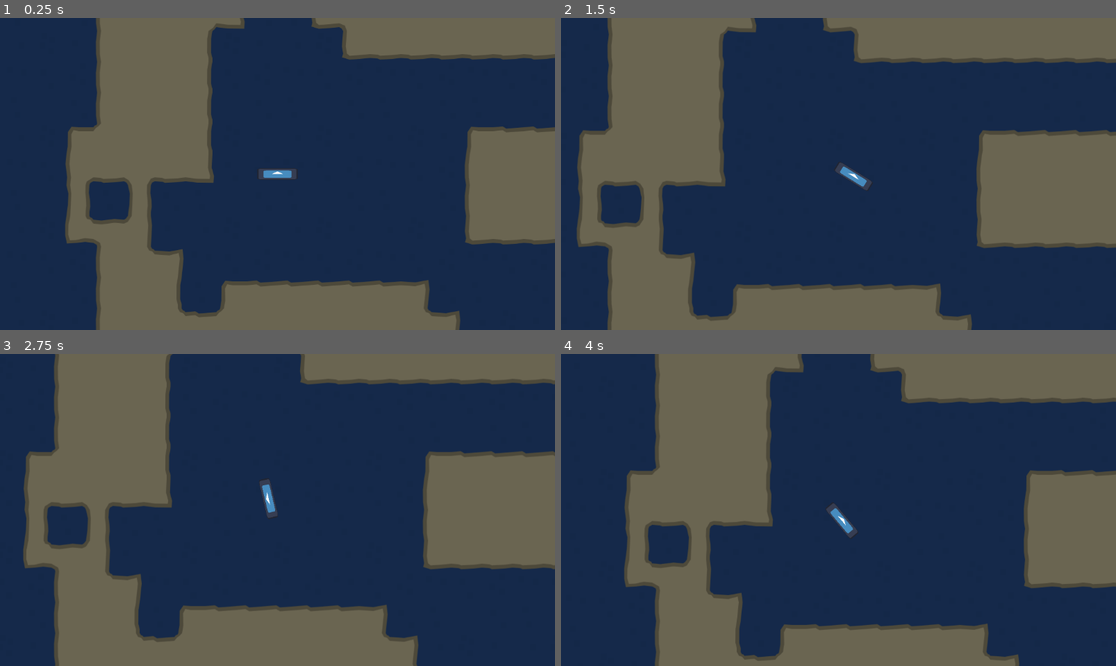
Above: before the commit, frames 1-4 (two rows, left to right).
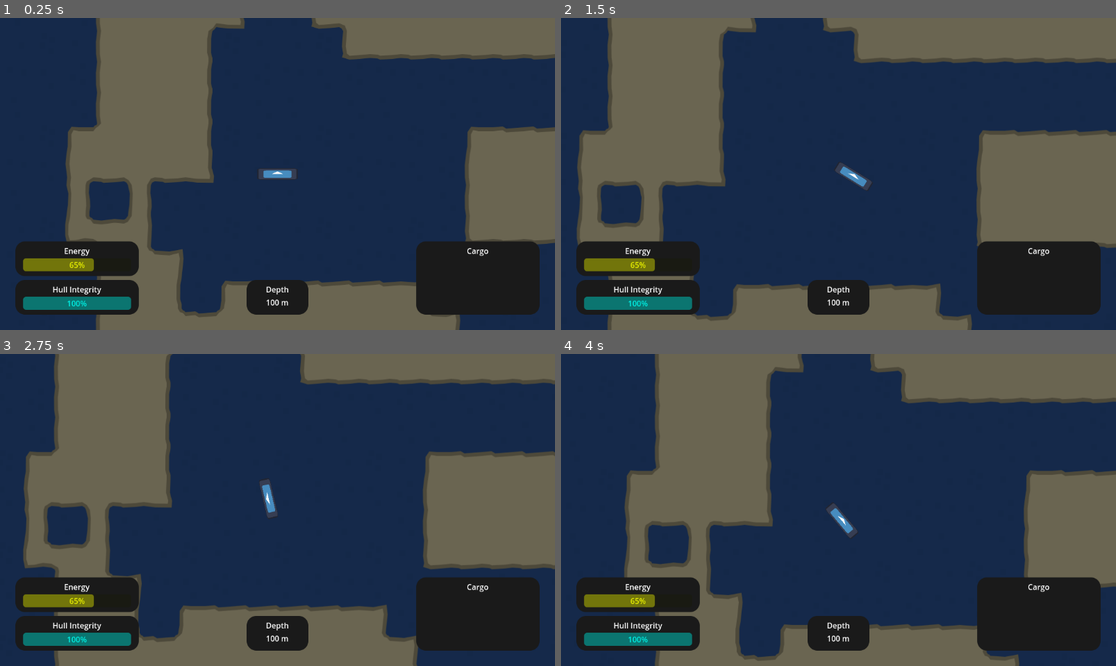
Above: after the commit, the same moments.

Repository: Remblej/SubmarineGame
Game: Godot game, scene res://map/test.tscn
Same seed, same stepped clock (60 frames per second), same inputs: the game is played once before the commit and once after it. Before the commit the project starts from res://test.tscn. The engine's default icon, where the game draws it, is replaced by a stand-in: a white triangle on a blue panel in a dark square.
Inputs (mouse positions are in pixels of both pictures, inside the frame that each line leads up to):
- Up to frame 1 (0.25 s): no input
- Up to frame 2 (1.5 s): tap Enter at 0.5 s; move the mouse to (960, 158) at 0.52 s; press the mouse at (960, 158) at 0.53 s; move the mouse to (727, 189) at 1.27 s; release the mouse at (727, 189) at 1.28 s; click (727, 189) at 1.35 s
- Up to frame 3 (2.75 s): move the mouse to (333, 441) at 2.02 s; press the mouse at (333, 441) at 2.03 s
- Up to frame 4 (4 s): move the mouse to (810, 572) at 2.77 s; release the mouse at (810, 572) at 2.78 s; click (810, 572) at 2.85 s; move the mouse to (1005, 556) at 3.52 s; press the mouse at (1005, 556) at 3.53 s

The runs differ from the first frame. In frame 1, 11% of the frame differs, in the area x 2-98%, y 71-96%; in frame 2, 11%; in frame 3, 11%; in frame 4, 11%.

Commit message:
HUD mvp, clean up files

Diff:
--- /dev/null
+++ b/assets/ui_panel.svg
@@ -0,0 +1,62 @@
+<?xml version="1.0" encoding="UTF-8" standalone="no"?>
+<!-- Created with Inkscape (http://www.inkscape.org/) -->
+
+<svg
+   width="192"
+   height="192"
+   viewBox="0 0 50.799999 50.8"
+   version="1.1"
+   id="svg1"
+   xml:space="preserve"
+   inkscape:version="1.4 (86a8ad7, 2024-10-11)"
+   sodipodi:docname="ui_panel.svg"
+   inkscape:export-filename="ui_panel.png"
+   inkscape:export-xdpi="96"
+   inkscape:export-ydpi="96"
+   xmlns:inkscape="http://www.inkscape.org/namespaces/inkscape"
+   xmlns:sodipodi="http://sodipodi.sourceforge.net/DTD/sodipodi-0.dtd"
+   xmlns="http://www.w3.org/2000/svg"
+   xmlns:svg="http://www.w3.org/2000/svg"><sodipodi:namedview
+     id="namedview1"
+     pagecolor="#505050"
+     bordercolor="#eeeeee"
+     borderopacity="1"
+     inkscape:showpageshadow="0"
+     inkscape:pageopacity="0"
+     inkscape:pagecheckerboard="0"
+     inkscape:deskcolor="#505050"
+     inkscape:document-units="px"
+     showgrid="true"
+     inkscape:zoom="4.144248"
+     inkscape:cx="161.79051"
+     inkscape:cy="54.895363"
+     inkscape:window-width="3440"
+     inkscape:window-height="1369"
+     inkscape:window-x="-8"
+     inkscape:window-y="-8"
+     inkscape:window-maximized="1"
+     inkscape:current-layer="layer1"><inkscape:grid
+       id="grid1"
+       units="px"
+       originx="0"
+       originy="0"
+       spacingx="2.1166666"
+       spacingy="2.1166665"
+       empcolor="#0099e5"
+       empopacity="0.30196078"
+       color="#0099e5"
+       opacity="0.14901961"
+       empspacing="8"
+       enabled="true"
+       visible="true" /></sodipodi:namedview><defs
+     id="defs1" /><g
+     inkscape:label="Warstwa 1"
+     inkscape:groupmode="layer"
+     id="layer1"><rect
+       style="fill:#1a1a1a;fill-opacity:1;stroke-width:0.287068"
+       id="rect1"
+       width="50.799999"
+       height="50.799995"
+       x="5.3290705e-15"
+       y="-3.5527137e-15"
+       ry="5.2916665" /></g></svg>
--- a/map.gd
+++ b/map/map.gd
@@ -13,7 +13,7 @@
 var _tile_damage: Dictionary = {} # [Vector2i, int] # TODO clean to avoid memory leak
 
 func _ready() -> void:
-	Events.drill_hit.connect(_on_drill_hit)
+	Globals.drill_hit.connect(_on_drill_hit)
 	for r in all_resources:
 		_resource_by_id[r.id] = r
 		print(r.id)
@@ -26,7 +26,7 @@
 		var r = _resource_at(coords)
 		if r:
 			resources_tml.erase_cell(coords)
-			Events.resource_drilled.emit(r)
+			Globals.resource_drilled.emit(r)
 
 func _get_hit_points(coords: Vector2i) -> int:
 	var r = _resource_at(coords)
--- a/test.tscn
+++ b/map/test.tscn
@@ -1,18 +1,18 @@
 [gd_scene load_steps=15 format=4 uid="uid://cwyt7c1vixqkw"]
 
-[ext_resource type="Texture2D" uid="uid://d1a1ri51xf670" path="res://tileset_terrain.png" id="2_cca80"]
-[ext_resource type="Script" path="res://resources/resource.gd" id="2_qq4ni"]
-[ext_resource type="PackedScene" uid="uid://ckgaf5gu5p2qj" path="res://Player.tscn" id="2_s377a"]
-[ext_resource type="Script" path="res://map.gd" id="2_yqn4j"]
-[ext_resource type="Resource" uid="uid://cd741u70xkas5" path="res://resources/gold.tres" id="3_5na0d"]
-[ext_resource type="Texture2D" uid="uid://bch77emqbtsxq" path="res://tileset_bg.png" id="3_c6pjw"]
-[ext_resource type="Texture2D" uid="uid://dnpvmvslfbpo8" path="res://tileset_resources.png" id="3_pax5w"]
-[ext_resource type="Resource" uid="uid://cy6i0wjeiencn" path="res://resources/diamont.tres" id="4_yoq5b"]
-[ext_resource type="Resource" uid="uid://devk6vr711mgi" path="res://resources/copper.tres" id="5_25bhn"]
-[ext_resource type="Resource" uid="uid://cdfgfujvqyq1f" path="res://resources/iron.tres" id="6_bb0pw"]
+[ext_resource type="Script" path="res://map/map.gd" id="1_f2k5u"]
+[ext_resource type="Script" path="res://resources/resource.gd" id="2_nccpi"]
+[ext_resource type="Resource" uid="uid://cd741u70xkas5" path="res://resources/gold.tres" id="3_cns7h"]
+[ext_resource type="Resource" uid="uid://cy6i0wjeiencn" path="res://resources/diamont.tres" id="4_3u8rv"]
+[ext_resource type="Resource" uid="uid://devk6vr711mgi" path="res://resources/copper.tres" id="5_8npig"]
+[ext_resource type="Resource" uid="uid://cdfgfujvqyq1f" path="res://resources/iron.tres" id="6_wovwn"]
+[ext_resource type="Texture2D" uid="uid://d1a1ri51xf670" path="res://assets/tileset_terrain.png" id="7_mjhws"]
+[ext_resource type="Texture2D" uid="uid://bch77emqbtsxq" path="res://assets/tileset_bg.png" id="8_rqics"]
+[ext_resource type="Texture2D" uid="uid://dnpvmvslfbpo8" path="res://assets/tileset_resources.png" id="9_tglud"]
+[ext_resource type="PackedScene" uid="uid://ckgaf5gu5p2qj" path="res://player/Player.tscn" id="10_b1pgp"]
 
 [sub_resource type="TileSetAtlasSource" id="TileSetAtlasSource_hyym2"]
-texture = ExtResource("2_cca80")
+texture = ExtResource("7_mjhws")
 texture_region_size = Vector2i(64, 64)
 0:0/0 = 0
 0:0/0/terrain_set = 0
@@ -394,7 +394,7 @@
 11:3/0/terrains_peering_bit/top_side = 0
 
 [sub_resource type="TileSetAtlasSource" id="TileSetAtlasSource_wga72"]
-texture = ExtResource("3_c6pjw")
+texture = ExtResource("8_rqics")
 texture_region_size = Vector2i(64, 64)
 0:0/0 = 0
 1:0/0 = 0
@@ -407,7 +407,7 @@
 2:2/0 = 0
 
 [sub_resource type="TileSetAtlasSource" id="TileSetAtlasSource_tfcjr"]
-texture = ExtResource("3_pax5w")
+texture = ExtResource("9_tglud")
 texture_region_size = Vector2i(64, 64)
 0:0/0 = 0
 0:0/0/custom_data_0 = 1
@@ -433,8 +433,8 @@
 [node name="Node2D" type="Node2D"]
 
 [node name="Map" type="Node2D" parent="."]
-script = ExtResource("2_yqn4j")
-all_resources = Array[ExtResource("2_qq4ni")]([ExtResource("3_5na0d"), ExtResource("4_yoq5b"), ExtResource("5_25bhn"), ExtResource("6_bb0pw")])
+script = ExtResource("1_f2k5u")
+all_resources = Array[ExtResource("2_nccpi")]([ExtResource("3_cns7h"), ExtResource("4_3u8rv"), ExtResource("5_8npig"), ExtResource("6_wovwn")])
 
 [node name="BackgroundTML" type="TileMapLayer" parent="Map"]
 modulate = Color(0.0812, 0.16124, 0.29, 1)
@@ -457,5 +457,5 @@
 tile_map_data = PackedByteArray("AAD6/w8AAgAAAAAAAAD5/w4AAgAAAAAAAAD6/wwAAgAAAAAAAAD7/wsAAgAAAAAAAAD8/wsAAgAAAAAAAAD7/w …(240 unchanged characters)…
 tile_set = SubResource("TileSet_v1x37")
 
-[node name="Player" parent="." instance=ExtResource("2_s377a")]
+[node name="Player" parent="." instance=ExtResource("10_b1pgp")]
 position = Vector2(-608, 0)
--- a/Player.tscn
+++ b/player/Player.tscn
@@ -1,10 +1,11 @@
-[gd_scene load_steps=8 format=3 uid="uid://ckgaf5gu5p2qj"]
+[gd_scene load_steps=9 format=3 uid="uid://ckgaf5gu5p2qj"]
 
-[ext_resource type="Script" path="res://player.gd" id="1_46rre"]
+[ext_resource type="Script" path="res://player/player.gd" id="1_46rre"]
 [ext_resource type="Texture2D" uid="uid://cq2gcq38t5q31" path="res://icon.svg" id="2_5xngl"]
-[ext_resource type="Script" path="res://movement.gd" id="3_r68kt"]
-[ext_resource type="Script" path="res://drill.gd" id="4_ydsbw"]
-[ext_resource type="PackedScene" uid="uid://u42t8gbfh6wa" path="res://resource_storage.tscn" id="5_ebs6i"]
+[ext_resource type="Script" path="res://player/movement.gd" id="3_r68kt"]
+[ext_resource type="PackedScene" uid="uid://c2gwxiu7kkwvs" path="res://ui/hud.tscn" id="4_0tymi"]
+[ext_resource type="Script" path="res://player/drill.gd" id="4_ydsbw"]
+[ext_resource type="PackedScene" uid="uid://u42t8gbfh6wa" path="res://util/resource_storage.tscn" id="5_ebs6i"]
 
 [sub_resource type="CapsuleShape2D" id="CapsuleShape2D_yno6g"]
 radius = 12.0
@@ -42,3 +43,7 @@
 [node name="Timer" type="Timer" parent="Drill"]
 
 [node name="ResourceStorage" parent="." instance=ExtResource("5_ebs6i")]
+
+[node name="CanvasLayer" type="CanvasLayer" parent="."]
+
+[node name="Hud" parent="CanvasLayer" instance=ExtResource("4_0tymi")]
--- a/drill.gd
+++ b/player/drill.gd
@@ -27,4 +27,4 @@
 	_can_hit = false
 	set_deferred("monitoring", false)
 	timer.start()
-	Events.drill_hit.emit(body_rid, damage)
+	Globals.drill_hit.emit(body_rid, damage)
--- a/player.gd
+++ b/player/player.gd
@@ -5,8 +5,8 @@
 @onready var resource_storage: ResourceStorage = $ResourceStorage
 
 func _ready() -> void:
-	Events.drill_hit.connect(_on_drill_hit)
-	Events.resource_drilled.connect(_on_resource_drilled)
+	Globals.drill_hit.connect(_on_drill_hit)
+	Globals.resource_drilled.connect(_on_resource_drilled)
 
 func _physics_process(delta: float) -> void:
 	rotation = movement.calculate_rotation(rotation,delta)
--- a/project.godot
+++ b/project.godot
@@ -11,13 +11,13 @@
 [application]
 
 config/name="SubmarineGame"
-run/main_scene="res://test.tscn"
+run/main_scene="res://map/test.tscn"
 config/features=PackedStringArray("4.3", "Forward Plus")
 config/icon="res://icon.svg"
 
 [autoload]
 
-Events="*res://events.gd"
+Globals="*res://util/globals.gd"
 
 [input]
 
--- /dev/null
+++ b/ui/hud.tscn
@@ -0,0 +1,173 @@
+[gd_scene load_steps=2 format=3 uid="uid://c2gwxiu7kkwvs"]
+
+[ext_resource type="Theme" uid="uid://cdbir6qeifrph" path="res://ui/panel_theme.tres" id="1_50qix"]
+
+[node name="Hud" type="Control"]
+layout_mode = 3
+anchors_preset = 15
+anchor_right = 1.0
+anchor_bottom = 1.0
+grow_horizontal = 2
+grow_vertical = 2
+
+[node name="MarginContainer" type="MarginContainer" parent="."]
+layout_mode = 1
+anchors_preset = 12
+anchor_top = 1.0
+anchor_right = 1.0
+anchor_bottom = 1.0
+offset_top = -132.0
+grow_horizontal = 2
+grow_vertical = 0
+theme_override_constants/margin_left = 32
+theme_override_constants/margin_right = 32
+theme_override_constants/margin_bottom = 32
+
+[node name="HBoxContainer" type="HBoxContainer" parent="MarginContainer"]
+layout_mode = 2
+alignment = 1
+
+[node name="VBoxContainer" type="VBoxContainer" parent="MarginContainer/HBoxContainer"]
+custom_minimum_size = Vector2(256, 64)
+layout_mode = 2
+size_flags_horizontal = 0
+theme_override_constants/separation = 8
+
+[node name="EnergyPanel" type="Panel" parent="MarginContainer/HBoxContainer/VBoxContainer"]
+custom_minimum_size = Vector2(0, 72)
+layout_mode = 2
+theme = ExtResource("1_50qix")
+
+[node name="MarginContainer" type="MarginContainer" parent="MarginContainer/HBoxContainer/VBoxContainer/EnergyPanel"]
+layout_mode = 1
+anchors_preset = 15
+anchor_right = 1.0
+anchor_bottom = 1.0
+grow_horizontal = 2
+grow_vertical = 2
+theme_override_constants/margin_left = 8
+theme_override_constants/margin_top = 8
+theme_override_constants/margin_right = 8
+theme_override_constants/margin_bottom = 8
+
+[node name="VBoxContainer2" type="VBoxContainer" parent="MarginContainer/HBoxContainer/VBoxContainer/EnergyPanel/MarginContainer"]
+layout_mode = 2
+
+[node name="Label" type="Label" parent="MarginContainer/HBoxContainer/VBoxContainer/EnergyPanel/MarginContainer/VBoxContainer2"]
+layout_mode = 2
+text = "Energy
+"
+horizontal_alignment = 1
+
+[node name="MarginContainer" type="MarginContainer" parent="MarginContainer/HBoxContainer/VBoxContainer/EnergyPanel/MarginContainer/VBoxContainer2"]
+layout_mode = 2
+theme_override_constants/margin_left = 8
+theme_override_constants/margin_right = 8
+
+[node name="ProgressBar" type="ProgressBar" parent="MarginContainer/HBoxContainer/VBoxContainer/EnergyPanel/MarginContainer/VBoxContainer2/MarginContainer"]
+modulate = Color(0.966667, 1, 0, 1)
+layout_mode = 2
+value = 65.0
+
+[node name="HullPanel" type="Panel" parent="MarginContainer/HBoxContainer/VBoxContainer"]
+custom_minimum_size = Vector2(0, 72)
+layout_mode = 2
+theme = ExtResource("1_50qix")
+
+[node name="MarginContainer" type="MarginContainer" parent="MarginContainer/HBoxContainer/VBoxContainer/HullPanel"]
+layout_mode = 1
+anchors_preset = 15
+anchor_right = 1.0
+anchor_bottom = 1.0
+grow_horizontal = 2
+grow_vertical = 2
+theme_override_constants/margin_left = 8
+theme_override_constants/margin_top = 8
+theme_override_constants/margin_right = 8
+theme_override_constants/margin_bottom = 8
+
+[node name="VBoxContainer3" type="VBoxContainer" parent="MarginContainer/HBoxContainer/VBoxContainer/HullPanel/MarginContainer"]
+layout_mode = 2
+
+[node name="Label" type="Label" parent="MarginContainer/HBoxContainer/VBoxContainer/HullPanel/MarginContainer/VBoxContainer3"]
+layout_mode = 2
+text = "Hull Integrity"
+horizontal_alignment = 1
+
+[node name="MarginContainer" type="MarginContainer" parent="MarginContainer/HBoxContainer/VBoxContainer/HullPanel/MarginContainer/VBoxContainer3"]
+layout_mode = 2
+theme_override_constants/margin_left = 8
+theme_override_constants/margin_right = 8
+
+[node name="ProgressBar" type="ProgressBar" parent="MarginContainer/HBoxContainer/VBoxContainer/HullPanel/MarginContainer/VBoxContainer3/MarginContainer"]
+modulate = Color(0, 1, 0.95, 1)
+layout_mode = 2
+value = 100.0
+
+[node name="VBoxContainer2" type="VBoxContainer" parent="MarginContainer/HBoxContainer"]
+custom_minimum_size = Vector2(128, 0)
+layout_mode = 2
+size_flags_horizontal = 6
+
+[node name="Panel3" type="Panel" parent="MarginContainer/HBoxContainer/VBoxContainer2"]
+custom_minimum_size = Vector2(0, 72)
+layout_mode = 2
+size_flags_vertical = 10
+theme = ExtResource("1_50qix")
+
+[node name="MarginContainer" type="MarginContainer" parent="MarginContainer/HBoxContainer/VBoxContainer2/Panel3"]
+layout_mode = 1
+anchors_preset = 15
+anchor_right = 1.0
+anchor_bottom = 1.0
+grow_horizontal = 2
+grow_vertical = 2
+theme_override_constants/margin_left = 8
+theme_override_constants/margin_top = 8
+theme_override_constants/margin_right = 8
+theme_override_constants/margin_bottom = 8
+
+[node name="VBoxContainer" type="VBoxContainer" parent="MarginContainer/HBoxContainer/VBoxContainer2/Panel3/MarginContainer"]
+layout_mode = 2
+
+[node name="Label" type="Label" parent="MarginContainer/HBoxContainer/VBoxContainer2/Panel3/MarginContainer/VBoxContainer"]
+layout_mode = 2
+text = "Depth"
+horizontal_alignment = 1
+
+[node name="Label2" type="Label" parent="MarginContainer/HBoxContainer/VBoxContainer2/Panel3/MarginContainer/VBoxContainer"]
+layout_mode = 2
+text = "100 m"
+horizontal_alignment = 1
+
+[node name="VBoxContainer3" type="VBoxContainer" parent="MarginContainer/HBoxContainer"]
+custom_minimum_size = Vector2(256, 0)
+layout_mode = 2
+size_flags_horizontal = 8
+
+[node name="Panel3" type="Panel" parent="MarginContainer/HBoxContainer/VBoxContainer3"]
+custom_minimum_size = Vector2(0, 152)
+layout_mode = 2
+size_flags_vertical = 10
+theme = ExtResource("1_50qix")
+
+[node name="MarginContainer2" type="MarginContainer" parent="MarginContainer/HBoxContainer/VBoxContainer3/Panel3"]
+layout_mode = 1
+anchors_preset = 15
+anchor_right = 1.0
+anchor_bottom = 1.0
+grow_horizontal = 2
+grow_vertical = 2
+theme_override_constants/margin_left = 8
+theme_override_constants/margin_top = 8
+theme_override_constants/margin_right = 8
+theme_override_constants/margin_bottom = 8
+
+[node name="VBoxContainer" type="VBoxContainer" parent="MarginContainer/HBoxContainer/VBoxContainer3/Panel3/MarginContainer2"]
+layout_mode = 2
+
+[node name="Label" type="Label" parent="MarginContainer/HBoxContainer/VBoxContainer3/Panel3/MarginContainer2/VBoxContainer"]
+layout_mode = 2
+size_flags_vertical = 2
+text = "Cargo"
+horizontal_alignment = 1
--- /dev/null
+++ b/ui/panel_theme.tres
@@ -0,0 +1,13 @@
+[gd_resource type="Theme" load_steps=3 format=3 uid="uid://cdbir6qeifrph"]
+
+[ext_resource type="Texture2D" uid="uid://dm0lxqbojranj" path="res://assets/ui_panel.png" id="1_s6eeh"]
+
+[sub_resource type="StyleBoxTexture" id="StyleBoxTexture_g00wm"]
+texture = ExtResource("1_s6eeh")
+texture_margin_left = 32.0
+texture_margin_top = 32.0
+texture_margin_right = 128.0
+texture_margin_bottom = 128.0
+
+[resource]
+Panel/styles/panel = SubResource("StyleBoxTexture_g00wm")
--- a/resource_storage.tscn
+++ b/util/resource_storage.tscn
@@ -1,6 +1,6 @@
 [gd_scene load_steps=2 format=3 uid="uid://u42t8gbfh6wa"]
 
-[ext_resource type="Script" path="res://resource_storage.gd" id="1_lrr1s"]
+[ext_resource type="Script" path="res://util/resource_storage.gd" id="1_lrr1s"]
 
 [node name="ResourceStorage" type="Node"]
 script = ExtResource("1_lrr1s")
Renamed: tileset_bg.png -> assets/tileset_bg.png
Not shown, changed: assets/tileset_bg.png.import
Renamed: tileset_bg.svg -> assets/tileset_bg.svg
Not shown, changed: assets/tileset_bg.svg.import
Renamed: tileset_resources.png -> assets/tileset_resources.png
Not shown, added: assets/tileset_resources.png.import
Renamed: tileset_resources.svg -> assets/tileset_resources.svg
Not shown, changed: assets/tileset_resources.svg.import
Renamed: tileset_terrain.png -> assets/tileset_terrain.png
Not shown, changed: assets/tileset_terrain.png.import
Renamed: tileset_terrain.svg -> assets/tileset_terrain.svg
Not shown, changed: assets/tileset_terrain.svg.import
(and 6 more such lines)
